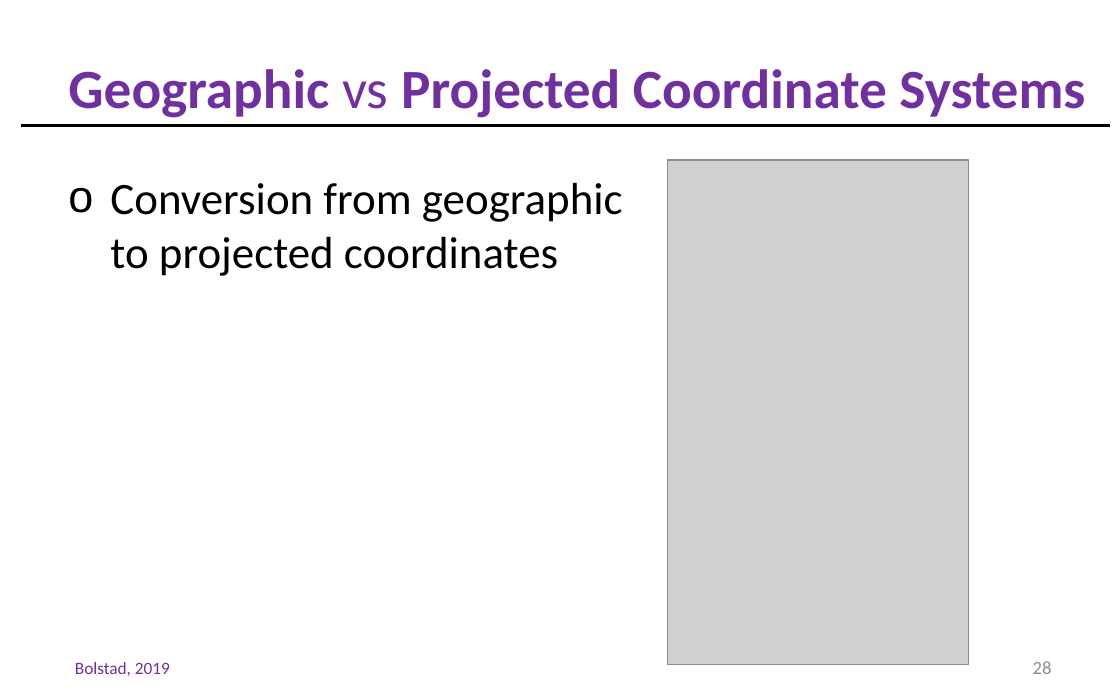
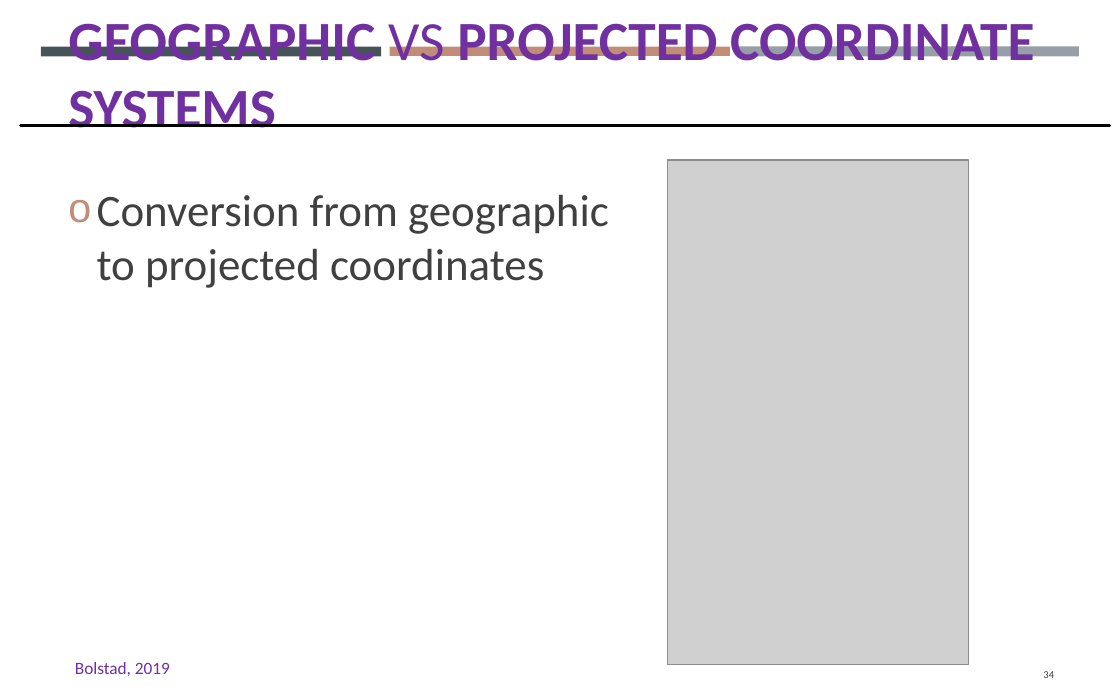
Before and after one commit to gisynw/GIS_I, a slide deck: slide 34 of docs/Lectures/Week03/Lecture02_GEOG2475_Datum.pptx (slide 28 before the commit). Drawn at 1120x700 pixels with LibreOffice and Linux fonts; fonts in the diff are those of the drawing; grey boxes stand for pictures. Boxes give left, top, right and bottom in pixels: in the first picture for what was removed or moved away, otherwise in the second. Text is boxed around its words. In the diff, an @@ line names an element or a change of style, - is before the commit and + after.

```diff
--- a/docs/Lectures/Week03/Lecture02_GEOG2475_Datum.pptx
+++ b/docs/Lectures/Week03/Lecture02_GEOG2475_Datum.pptx
@@ title "GEOGRAPHIC VS PROJECTED COORDINATE SYSTEMS" at bbox=[68, 23, 1034, 128]: vertical alignment middle to bottom @@
@@ title at bbox=[68, 23, 1034, 128]: text changed @@
-Geographic vs Projected Coordinate Systems
+GEOGRAPHIC VS PROJECTED COORDINATE SYSTEMS
@@ rectangle added at bbox=[41, 47, 381, 57], fill #465359 @@
@@ rectangle added at bbox=[390, 47, 729, 56], fill #C18C78 @@
@@ rectangle added at bbox=[739, 46, 1079, 56], fill #969FA7 @@
@@ line (21, 126) - (1110, 126): stroke #000000 2 pt to #000000 1.75 pt @@
@@ text "Conversion from geographic to projected ..." at bbox=[97, 195, 609, 288]: text colour #000000 to #404040; indent changed; more space between paragraphs; vertical alignment top to middle @@
@@ page number at bbox=[1043, 671, 1054, 678]: text changed; size 10.8 to 6.1 pt; text colour #8C8C8C to #404040 @@
-28
+34
```
Also in this commit, not shown: 64 other slides changed, 8 slides added, 2 slides removed, 2 other files.
